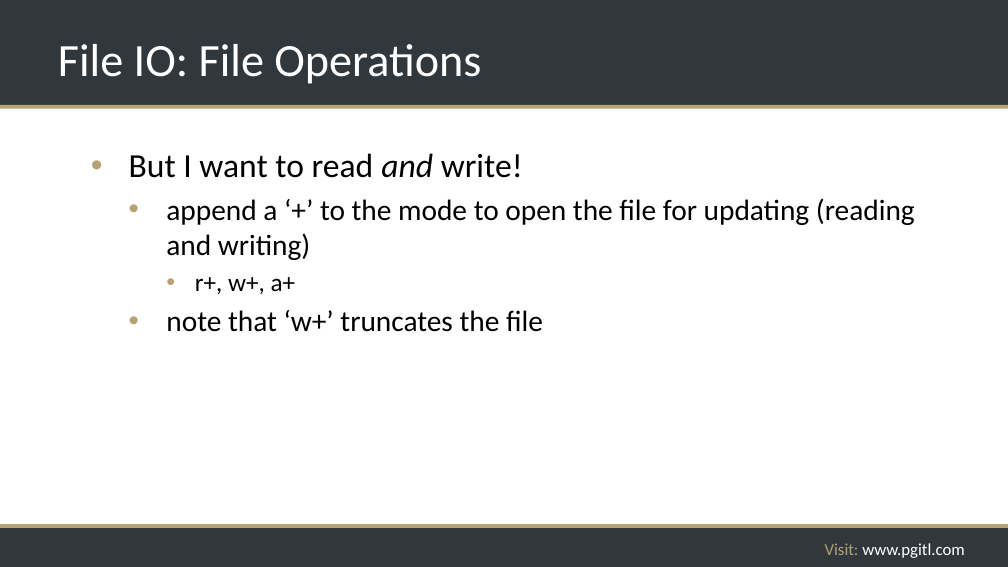
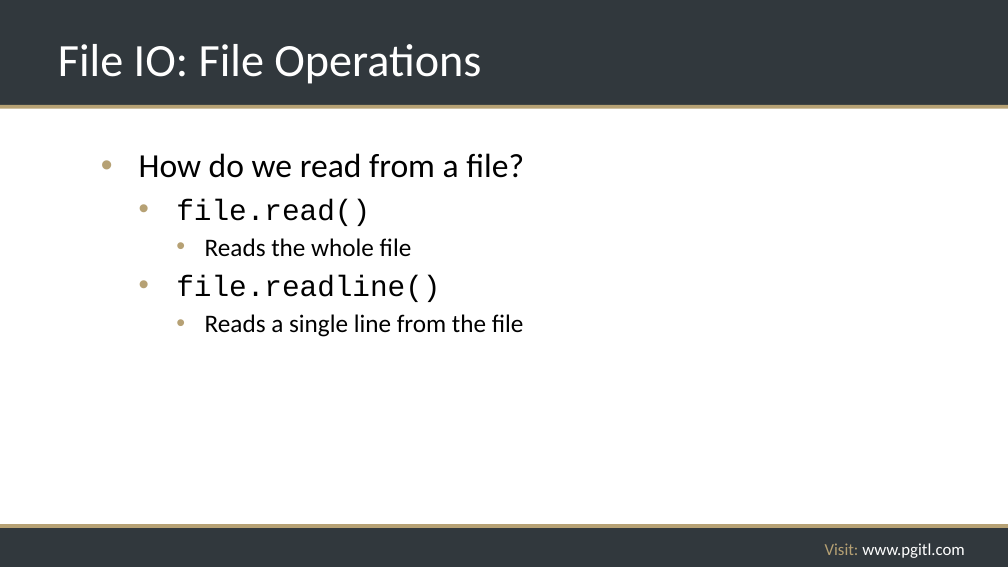
Before and after one commit to rikkouri/project-a, a slide deck: slide 150 of Programming Foundations.pptx (slide 147 before the commit). Drawn at 1008x567 pixels with LibreOffice and Linux fonts; fonts in the diff are those of the drawing; background and template pictures are left out. Boxes give left, top, right and bottom in pixels: in the first picture for what was removed or moved away, otherwise in the second. Text is boxed around its words. In the diff, an @@ line names an element or a change of style, - is before the commit and + after.

```diff
--- a/Programming Foundations.pptx
+++ b/Programming Foundations.pptx
@@ text at [139, 153, 524, 337]: text changed; size 28 to 24 pt @@
-• But I want to read and write!
-  • append a ‘+’ to the mode to open the file for updating (reading and writing)
-    • r+, w+, a+
-  • note that ‘w+’ truncates the file
+• How do we read from a file?
+  • file.read()
+    • Reads the whole file
+  • file.readline()
+    • Reads a single line from the file
```
Also in this commit, not shown: 14 other slides changed, 6 slides added, 4 slides removed, 3 other files.
